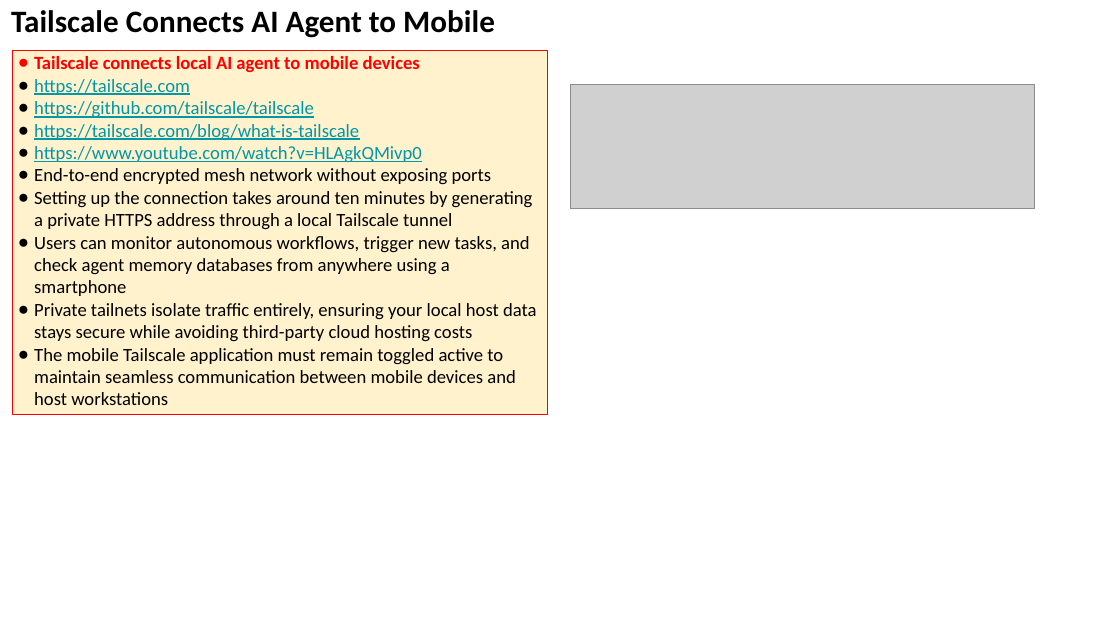
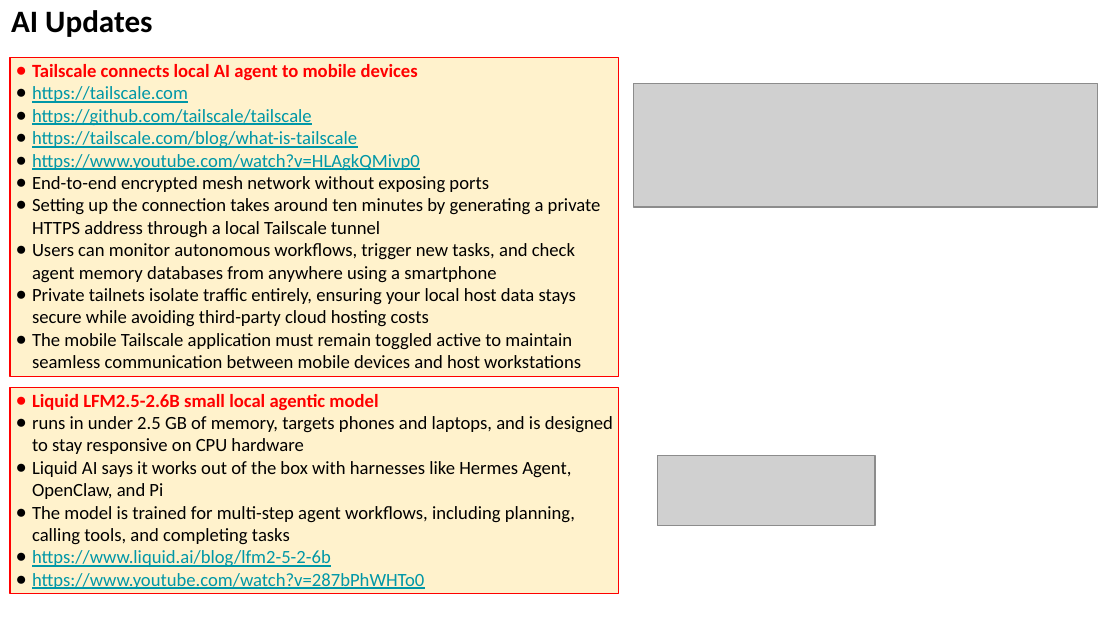
Before and after one commit to lselector/seminar, a slide deck: slide 11 of 2026/2026-08-07-AI-Updates.pptx (slide 9 before the commit). Drawn at 1120x630 pixels with LibreOffice and Linux fonts; fonts in the diff are those of the drawing; grey boxes stand for pictures. Boxes give left, top, right and bottom in pixels: in the first picture for what was removed or moved away, otherwise in the second. Text is boxed around its words. In the diff, an @@ line names an element or a change of style, - is before the commit and + after.

```diff
--- a/2026/2026-08-07-AI-Updates.pptx
+++ b/2026/2026-08-07-AI-Updates.pptx
@@ text at <box>11,10,152,37</box>: text changed @@
-Tailscale Connects AI Agent to Mobile
+AI Updates
@@ rectangle "Tailscale connects local AI agent ...": place and size @@
-rectangle "Tailscale connects local AI agent ..." at <box>12,50,548,414</box>
+rectangle "Tailscale connects local AI agent ..." at <box>10,58,618,377</box>
@@ picture: place and size @@
-picture at <box>570,85,1035,208</box>
+picture at <box>634,83,1099,206</box>
@@ rectangle added at <box>10,388,618,594</box>, fill #FFF2CC, outline #FF0000 0.75 pt, 12 pt, text #000000 @@
+● Liquid LFM2.5-2.6B small local agentic model
+● runs in under 2.5 GB of memory, targets phones and laptops, and is designed to stay responsive on CPU hardware
+● Liquid AI says it works out of the box with harnesses like Hermes Agent, OpenClaw, and Pi
+● The model is trained for multi-step agent workflows, including planning, calling tools, and completing tasks
+● https://www.liquid.ai/blog/lfm2-5-2-6b
+● https://www.youtube.com/watch?v=287bPhWHTo0
@@ picture added at <box>657,456,875,526</box> @@
```
Also in this commit, not shown: 13 other slides changed, 7 slides added.
